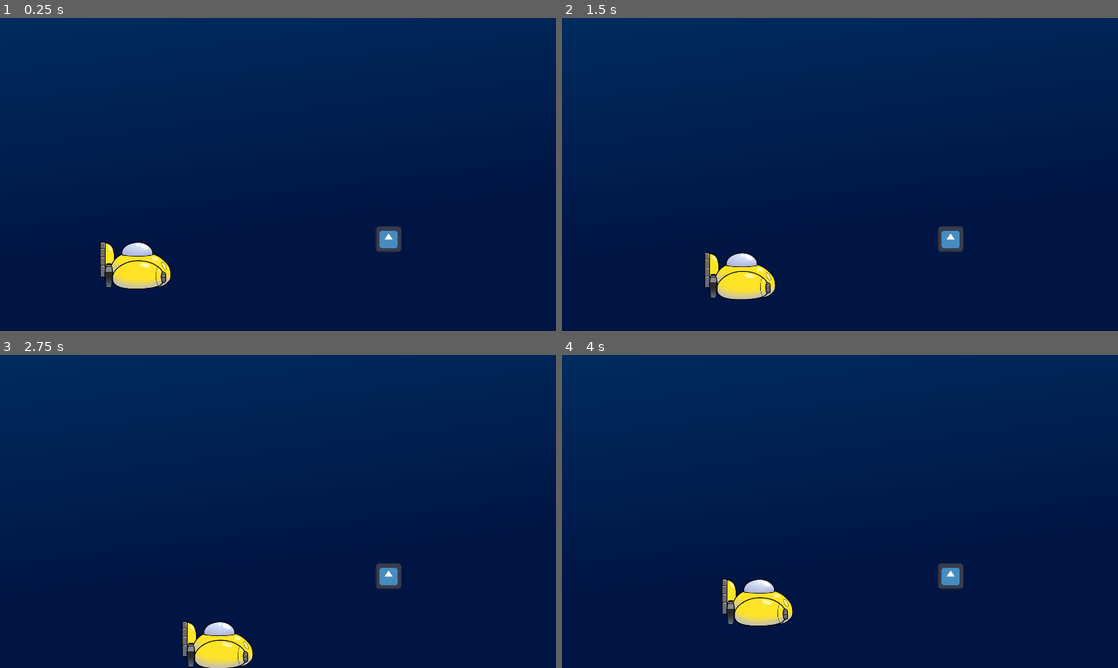
Above: before the commit, frames 1-4 (two rows, left to right).
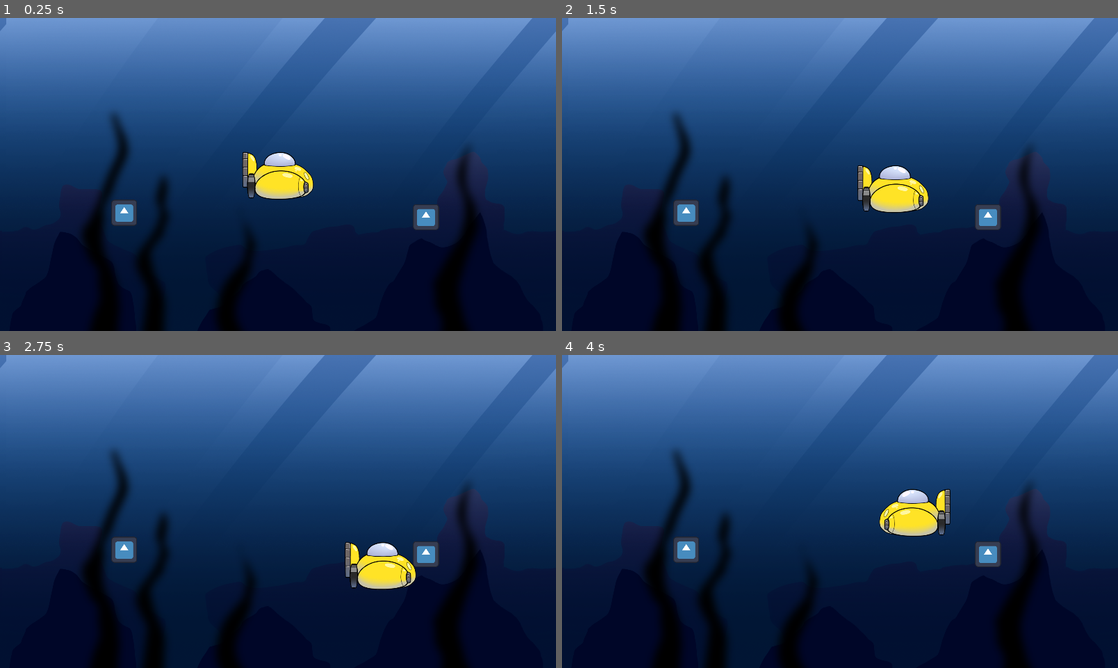
Above: after the commit, the same moments.

Repository: weltonbeck/Ggjam-2025
Game: Godot game, scene res://levels/level_test.tscn
The game is run twice, just before and just after one commit, with the same random seed, the same clock (stepped at 60 frames per second) and the same inputs. The engine's default icon, where the game draws it, is replaced by a stand-in: a white triangle on a blue panel in a dark square.
Inputs:
- Up to frame 1 (0.25 s): no input
- Up to frame 2 (1.5 s): tap Enter at 0.5 s; hold D (move_right) 0.53-1.28 s; hold S (move_down) from 1.28 s (still down)
- Up to frame 3 (2.75 s): release S (move_down) at 2.03 s; hold D (move_right) from 2.03 s (still down)
- Up to frame 4 (4 s): release D (move_right) at 2.78 s; hold W (move_up) 2.78-3.53 s; hold A (move_left) from 3.53 s (still down)

The runs differ from the first frame. In frame 1, 68% of the frame differs, in the area x 0-100%, y 0-100%; in frame 2, 69%; in frame 3, 68%; in frame 4, 69%.

Commit message:
feat: player flip and background paralax

Diff:
--- /dev/null
+++ b/background/background.tscn
@@ -0,0 +1,63 @@
+[gd_scene load_steps=6 format=3 uid="uid://b3k5d7y4ay3bh"]
+
+[ext_resource type="Texture2D" uid="uid://dk5eemci4okfo" path="res://background/background_01.png" id="1_msqmi"]
+[ext_resource type="Texture2D" uid="uid://u3ry0oh2keid" path="res://background/background_02.png" id="2_vxaqe"]
+[ext_resource type="Texture2D" uid="uid://buo8100ss2n30" path="res://background/background_03.png" id="3_ao04v"]
+[ext_resource type="Texture2D" uid="uid://cg3ksmakcoyyl" path="res://background/background_04.png" id="4_l1h4a"]
+[ext_resource type="Texture2D" uid="uid://didy71mlsdr7f" path="res://background/background_05.png" id="5_bscga"]
+
+[node name="Background" type="CanvasLayer"]
+layer = 0
+offset = Vector2(960, 540)
+transform = Transform2D(1, 0, 0, 1, 960, 540)
+
+[node name="ParallaxBackground" type="ParallaxBackground" parent="."]
+offset = Vector2(960, 540)
+transform = Transform2D(1, 0, 0, 1, 960, 540)
+
+[node name="ParallaxBgBlue" type="ParallaxLayer" parent="ParallaxBackground"]
+motion_scale = Vector2(0, 0)
+motion_mirroring = Vector2(1920, 0)
+
+[node name="Sprite2D" type="Sprite2D" parent="ParallaxBackground/ParallaxBgBlue"]
+texture = ExtResource("1_msqmi")
+metadata/_edit_lock_ = true
+
+[node name="ParallaxBgStones" type="ParallaxLayer" parent="ParallaxBackground"]
+motion_scale = Vector2(0.2, 0)
+motion_mirroring = Vector2(1920, 0)
+
+[node name="Sprite2D" type="Sprite2D" parent="ParallaxBackground/ParallaxBgStones"]
+texture = ExtResource("2_vxaqe")
+metadata/_edit_lock_ = true
+
+[node name="ParallaxBgStonesFront" type="ParallaxLayer" parent="ParallaxBackground"]
+motion_scale = Vector2(0.4, 0)
+motion_mirroring = Vector2(1920, 0)
+
+[node name="Sprite2D" type="Sprite2D" parent="ParallaxBackground/ParallaxBgStonesFront"]
+texture = ExtResource("3_ao04v")
+metadata/_edit_lock_ = true
+
+[node name="ParallaxBgLight" type="ParallaxLayer" parent="ParallaxBackground"]
+motion_scale = Vector2(0.6, 0)
+motion_mirroring = Vector2(1920, 0)
+
+[node name="Sprite2D" type="Sprite2D" parent="ParallaxBackground/ParallaxBgLight"]
+texture = ExtResource("4_l1h4a")
+metadata/_edit_lock_ = true
+
+[node name="ParallaxFront" type="ParallaxBackground" parent="."]
+layer = 10
+offset = Vector2(960, 540)
+transform = Transform2D(1, 0, 0, 1, 960, 540)
+
+[node name="ParallaxBgAlgas" type="ParallaxLayer" parent="ParallaxFront"]
+visibility_layer = 2
+motion_scale = Vector2(0.8, 0)
+motion_offset = Vector2(0, 20)
+motion_mirroring = Vector2(1920, 0)
+
+[node name="Sprite2D" type="Sprite2D" parent="ParallaxFront/ParallaxBgAlgas"]
+texture = ExtResource("5_bscga")
+metadata/_edit_lock_ = true
--- a/levels/level_test.tscn
+++ b/levels/level_test.tscn
@@ -1,21 +1,27 @@
 [gd_scene load_steps=4 format=3 uid="uid://bkycekyy0bm63"]
 
+[ext_resource type="PackedScene" uid="uid://b3k5d7y4ay3bh" path="res://background/background.tscn" id="1_2bv6o"]
 [ext_resource type="PackedScene" uid="uid://c8r1a4no4h5tm" path="res://submarine/submarine.tscn" id="1_h5x35"]
-[ext_resource type="Texture2D" uid="uid://ddky3lwkpj8oy" path="res://background/bg_blue.png" id="1_vdsyt"]
 [ext_resource type="PackedScene" uid="uid://bah4r5seq7qqb" path="res://holdables/tresure_chest.tscn" id="3_8640l"]
 
 [node name="LevelTest" type="Node2D"]
 
-[node name="CanvasLayer" type="CanvasLayer" parent="."]
-layer = -1
+[node name="Background" parent="." instance=ExtResource("1_2bv6o")]
 
-[node name="BgBlue" type="Sprite2D" parent="CanvasLayer"]
-position = Vector2(960, 540)
-texture = ExtResource("1_vdsyt")
+[node name="Submarine" parent="." instance=ExtResource("1_h5x35")]
+position = Vector2(925, 578)
+
+[node name="Camera2D" type="Camera2D" parent="Submarine"]
+drag_horizontal_enabled = true
+drag_vertical_enabled = true
+drag_left_margin = 0.5
+drag_top_margin = 0.5
+drag_right_margin = 0.5
+drag_bottom_margin = 0.5
 metadata/_edit_lock_ = true
 
-[node name="Submarine" parent="." instance=ExtResource("1_h5x35")]
-position = Vector2(468, 850)
+[node name="TresureChest" parent="." instance=ExtResource("3_8640l")]
+position = Vector2(394, 710)
 
-[node name="TresureChest" parent="." instance=ExtResource("3_8640l")]
-position = Vector2(1342, 763)
+[node name="TresureChest2" parent="." instance=ExtResource("3_8640l")]
+position = Vector2(1436, 725)
--- a/submarine/bubble.gd
+++ b/submarine/bubble.gd
@@ -10,6 +10,7 @@
 
 var speed: float = 100.0
 var is_able_to_move = false
+var face_is_right = true
 var direction: Vector2 = Vector2.RIGHT
 
 var is_holding_something = false
@@ -24,6 +25,17 @@
 	if (is_able_to_move):
 		translate(direction * speed * delta)
 
+func flip(new_face_is_right:bool):
+	face_is_right = new_face_is_right
+	var new_scale =  Vector2(1,1)
+	if !face_is_right:
+		new_scale = Vector2(-1,1)
+	$Content.scale = new_scale
+	if face_is_right :
+		$CollisionShape2D.position.x = 125
+	else:
+		$CollisionShape2D.position.x = -125
+
 
 func increase_scale(mor_scale:float) -> void:
 	if scale.x >= MAX_SCALE:
@@ -34,7 +46,8 @@
 		speed = clamp((MAX_SCALE - scale.x) * (MAX_SPEED / MAX_SCALE), MIN_SPEED, MAX_SPEED)
 
 
-func start_move() -> void:
+func start_move(new_direction:Vector2) -> void:
+	direction = new_direction
 	if $AnimationPlayer.is_playing() :
 		await $AnimationPlayer.animation_finished
 	$AnimationPlayer.play("move")
@@ -58,14 +71,16 @@
 		is_holding_something = true
 		is_able_to_move = false
 		$AnimationPlayer.play("fusion")
-		var new_position = area.global_position - ($CenterMarker2D.position * scale)
+		var new_position = area.global_position - ($RightCenterMarker2D.position * scale)
+		if !face_is_right:
+			new_position = area.global_position - ($LeftCenterMarker2D.position * scale)
 		var tween = get_tree().create_tween()
 		tween.tween_property(self, "global_position",new_position, 0.01)
 		await tween.finished
 		area.hold(self)
 		holding_object = area
 		await get_tree().create_timer(.2).timeout
-		speed = 100
+		speed = 200
 		direction = Vector2.UP
 		is_able_to_move = true
 	elif area != holding_object:
--- a/submarine/bubble.tscn
+++ b/submarine/bubble.tscn
@@ -24,7 +24,7 @@
 [sub_resource type="ShaderMaterial" id="ShaderMaterial_qi00v"]
 shader = SubResource("Shader_x3uxk")
 shader_parameter/timeScale = 2.0
-shader_parameter/amplitude = 10.0
+shader_parameter/amplitude = 8.0
 
 [sub_resource type="CircleShape2D" id="CircleShape2D_jxt4g"]
 radius = 56.0357
@@ -34,7 +34,7 @@
 tracks/0/type = "value"
 tracks/0/imported = false
 tracks/0/enabled = true
-tracks/0/path = NodePath("floating:frame")
+tracks/0/path = NodePath("Content/floating:frame")
 tracks/0/interp = 1
 tracks/0/loop_wrap = true
 tracks/0/keys = {
@@ -46,7 +46,7 @@
 tracks/1/type = "value"
 tracks/1/imported = false
 tracks/1/enabled = true
-tracks/1/path = NodePath("reflection:frame")
+tracks/1/path = NodePath("Content/reflection:frame")
 tracks/1/interp = 1
 tracks/1/loop_wrap = true
 tracks/1/keys = {
@@ -62,7 +62,7 @@
 tracks/0/type = "value"
 tracks/0/imported = false
 tracks/0/enabled = true
-tracks/0/path = NodePath("floating:frame")
+tracks/0/path = NodePath("Content/floating:frame")
 tracks/0/interp = 1
 tracks/0/loop_wrap = true
 tracks/0/keys = {
@@ -74,7 +74,7 @@
 tracks/1/type = "value"
 tracks/1/imported = false
 tracks/1/enabled = true
-tracks/1/path = NodePath("reflection:frame")
+tracks/1/path = NodePath("Content/reflection:frame")
 tracks/1/interp = 1
 tracks/1/loop_wrap = true
 tracks/1/keys = {
@@ -82,6 +82,22 @@
 "transitions": PackedFloat32Array(1),
 "update": 0,
 "values": [5]
+}
+
+[sub_resource type="Animation" id="Animation_kk8tm"]
+resource_name = "fusion"
+length = 0.2
+tracks/0/type = "value"
+tracks/0/imported = false
+tracks/0/enabled = true
+tracks/0/path = NodePath("Content/floating:frame")
+tracks/0/interp = 1
+tracks/0/loop_wrap = true
+tracks/0/keys = {
+"times": PackedFloat32Array(0, 0.1),
+"transitions": PackedFloat32Array(1, 1),
+"update": 1,
+"values": [4, 3]
 }
 
 [sub_resource type="Animation" id="Animation_eada7"]
@@ -90,7 +106,7 @@
 tracks/0/type = "value"
 tracks/0/imported = false
 tracks/0/enabled = true
-tracks/0/path = NodePath("floating:frame")
+tracks/0/path = NodePath("Content/floating:frame")
 tracks/0/interp = 1
 tracks/0/loop_wrap = true
 tracks/0/keys = {
@@ -102,7 +118,7 @@
 tracks/1/type = "value"
 tracks/1/imported = false
 tracks/1/enabled = true
-tracks/1/path = NodePath("reflection:frame")
+tracks/1/path = NodePath("Content/reflection:frame")
 tracks/1/interp = 1
 tracks/1/loop_wrap = true
 tracks/1/keys = {
@@ -119,7 +135,7 @@
 tracks/0/type = "value"
 tracks/0/imported = false
 tracks/0/enabled = true
-tracks/0/path = NodePath("floating:frame")
+tracks/0/path = NodePath("Content/floating:frame")
 tracks/0/interp = 1
 tracks/0/loop_wrap = true
 tracks/0/keys = {
@@ -131,7 +147,7 @@
 tracks/1/type = "value"
 tracks/1/imported = false
 tracks/1/enabled = true
-tracks/1/path = NodePath("reflection:frame")
+tracks/1/path = NodePath("Content/reflection:frame")
 tracks/1/interp = 1
 tracks/1/loop_wrap = true
 tracks/1/keys = {
@@ -139,22 +155,6 @@
 "transitions": PackedFloat32Array(1, 1),
 "update": 0,
 "values": [0, 1]
-}
-
-[sub_resource type="Animation" id="Animation_kk8tm"]
-resource_name = "fusion"
-length = 0.2
-tracks/0/type = "value"
-tracks/0/imported = false
-tracks/0/enabled = true
-tracks/0/path = NodePath("floating:frame")
-tracks/0/interp = 1
-tracks/0/loop_wrap = true
-tracks/0/keys = {
-"times": PackedFloat32Array(0, 0.1),
-"transitions": PackedFloat32Array(1, 1),
-"update": 1,
-"values": [4, 3]
 }
 
 [sub_resource type="AnimationLibrary" id="AnimationLibrary_uk37k"]
@@ -172,7 +172,9 @@
 collision_mask = 6
 script = ExtResource("1_bnu3k")
 
-[node name="reflection" type="Sprite2D" parent="." groups=["Bubbles"]]
+[node name="Content" type="Node2D" parent="."]
+
+[node name="reflection" type="Sprite2D" parent="Content" groups=["Bubbles"]]
 material = SubResource("ShaderMaterial_vnlq7")
 position = Vector2(125, -10)
 scale = Vector2(0.9, 0.9)
@@ -180,7 +182,7 @@
 hframes = 6
 frame = 5
 
-[node name="floating" type="Sprite2D" parent="."]
+[node name="floating" type="Sprite2D" parent="Content"]
 material = SubResource("ShaderMaterial_qi00v")
 position = Vector2(125, -10)
 texture = ExtResource("4_efx70")
@@ -190,6 +192,12 @@
 position = Vector2(125, -15)
 shape = SubResource("CircleShape2D_jxt4g")
 
+[node name="RightCenterMarker2D" type="Marker2D" parent="."]
+position = Vector2(110, -10)
+
+[node name="LeftCenterMarker2D" type="Marker2D" parent="."]
+position = Vector2(-145, -10)
+
 [node name="VisibleOnScreenNotifier2D" type="VisibleOnScreenNotifier2D" parent="."]
 metadata/_edit_lock_ = true
 
@@ -199,8 +207,5 @@
 }
 autoplay = "start"
 
-[node name="CenterMarker2D" type="Marker2D" parent="."]
-position = Vector2(110, -10)
-
 [connection signal="area_entered" from="." to="." method="_on_area_entered"]
 [connection signal="screen_exited" from="VisibleOnScreenNotifier2D" to="." method="_on_visible_on_screen_notifier_2d_screen_exited"]
--- a/submarine/submarine.gd
+++ b/submarine/submarine.gd
@@ -2,8 +2,10 @@
 
 const WATER_FRICTION = 0.5
 
-@export var speed = 200.0
+@export var speed = 250.0
 @export var bullet: PackedScene
+
+var face_is_right = true
 
 var instance_bullet
 var able_to_shoot = true
@@ -23,6 +25,9 @@
 
 func walk() -> void:
 	var direction_x = Input.get_axis("move_left", "move_right")
+	if direction_x != 0:
+			face_is_right = direction_x == 1
+			$Sprite2D.flip_h = !face_is_right
 	var direction_y = Input.get_axis("move_up", "move_down")
 
 	if direction_x:
@@ -44,21 +49,30 @@
 	if Input.is_action_just_released("ui_shoot"):
 		shooting_released = true
 
+	var bubble_position = $RightBulletSpawnerMarker.global_position
+	var bubble_direction = Vector2.RIGHT
+	if !face_is_right :
+		bubble_position = $LeftBulletSpawnerMarker2.global_position
+		bubble_direction = Vector2.LEFT
+
 	if shooting_pressed && able_to_shoot && instance_bullet == null:
 			instance_bullet = bullet.instantiate()
-			instance_bullet.global_position = $BulletSpawnerMarker.global_position
+			instance_bullet.global_position = bubble_position
 			get_tree().root.add_child(instance_bullet)
 			shooting_pressed = false
+			if instance_bullet.has_method("flip"):
+				instance_bullet.flip(face_is_right)
 
 	if able_to_shoot && instance_bullet &&  is_instance_valid(instance_bullet):
-		instance_bullet.global_position = $BulletSpawnerMarker.global_position
-		if instance_bullet.has_method("increase_scale"):
+		instance_bullet.global_position = bubble_position
+		if instance_bullet.has_method("increase_scale") &&  instance_bullet.has_method("flip"):
 			instance_bullet.increase_scale(delta/2)
+			instance_bullet.flip(face_is_right)
 
 	if shooting_released && able_to_shoot:
 		if instance_bullet && is_instance_valid(instance_bullet) && instance_bullet.has_method("start_move"):
 			able_to_shoot = false
-			instance_bullet.start_move()
+			instance_bullet.start_move(bubble_direction)
 			instance_bullet = null
 			shooting_released = false
 
--- a/submarine/submarine.tscn
+++ b/submarine/submarine.tscn
@@ -12,5 +12,8 @@
 [node name="Sprite2D" type="Sprite2D" parent="."]
 texture = ExtResource("1_3kghg")
 
-[node name="BulletSpawnerMarker" type="Marker2D" parent="."]
+[node name="RightBulletSpawnerMarker" type="Marker2D" parent="."]
 position = Vector2(105, 45)
+
+[node name="LeftBulletSpawnerMarker2" type="Marker2D" parent="."]
+position = Vector2(-105, 45)
Binary file added: background/background_01.png
Not shown, added: background/background_01.png.import
Binary file added: background/background_02.png
Not shown, added: background/background_02.png.import
Binary file added: background/background_03.png
Not shown, added: background/background_03.png.import
Binary file added: background/background_04.png
Not shown, changed: background/background_04.png.import
Binary file added: background/background_05.png
Not shown, added: background/background_05.png.import
Binary file removed: background/bg_blue.png
